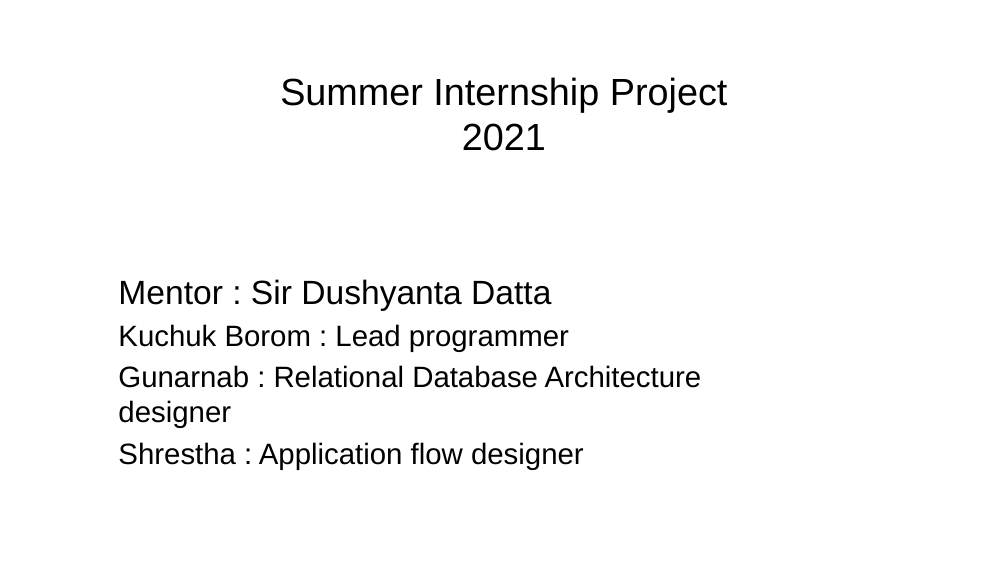
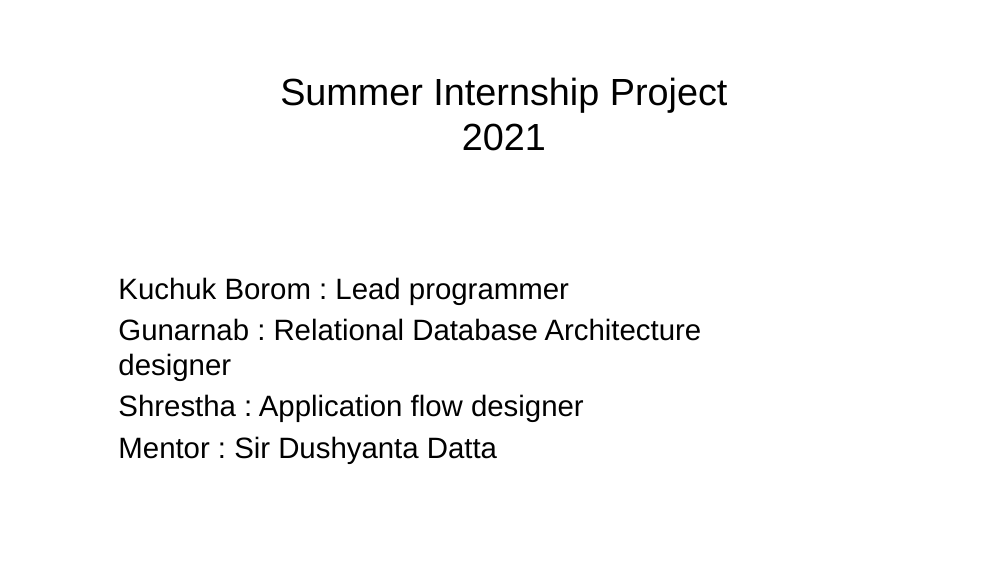
Before and after one commit to Kukupie123/sosial, a slide deck: slide 1 of Project/Summer Internship Project.pptx. Drawn at 1008x567 pixels with LibreOffice and Linux fonts; fonts in the diff are those of the drawing; background and template pictures are left out. Boxes give left, top, right and bottom in pixels: in the first picture for what was removed or moved away, otherwise in the second. Text is boxed around its words. In the diff, an @@ line names an element or a change of style, - is before the commit and + after.

```diff
--- a/Project/Summer Internship Project.pptx
+++ b/Project/Summer Internship Project.pptx
@@ subtitle at <box>118,279,551,311</box>: paragraph removed @@
-Mentor : Sir Dushyanta Datta
@@ subtitle at <box>118,436,497,464</box>: paragraph added @@
+Mentor : Sir Dushyanta Datta
```
Also in this commit, not shown: 3 other slides changed, 1 slide added.
